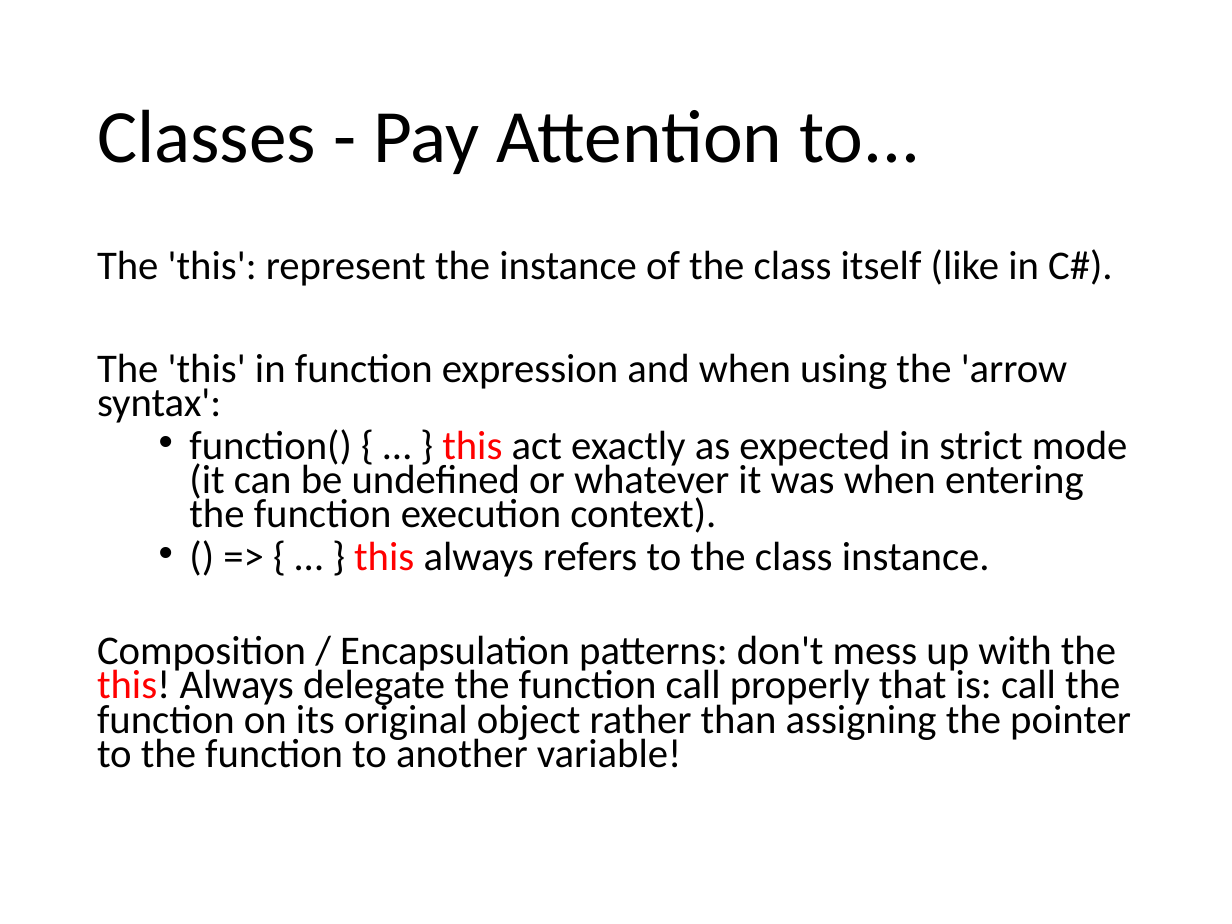
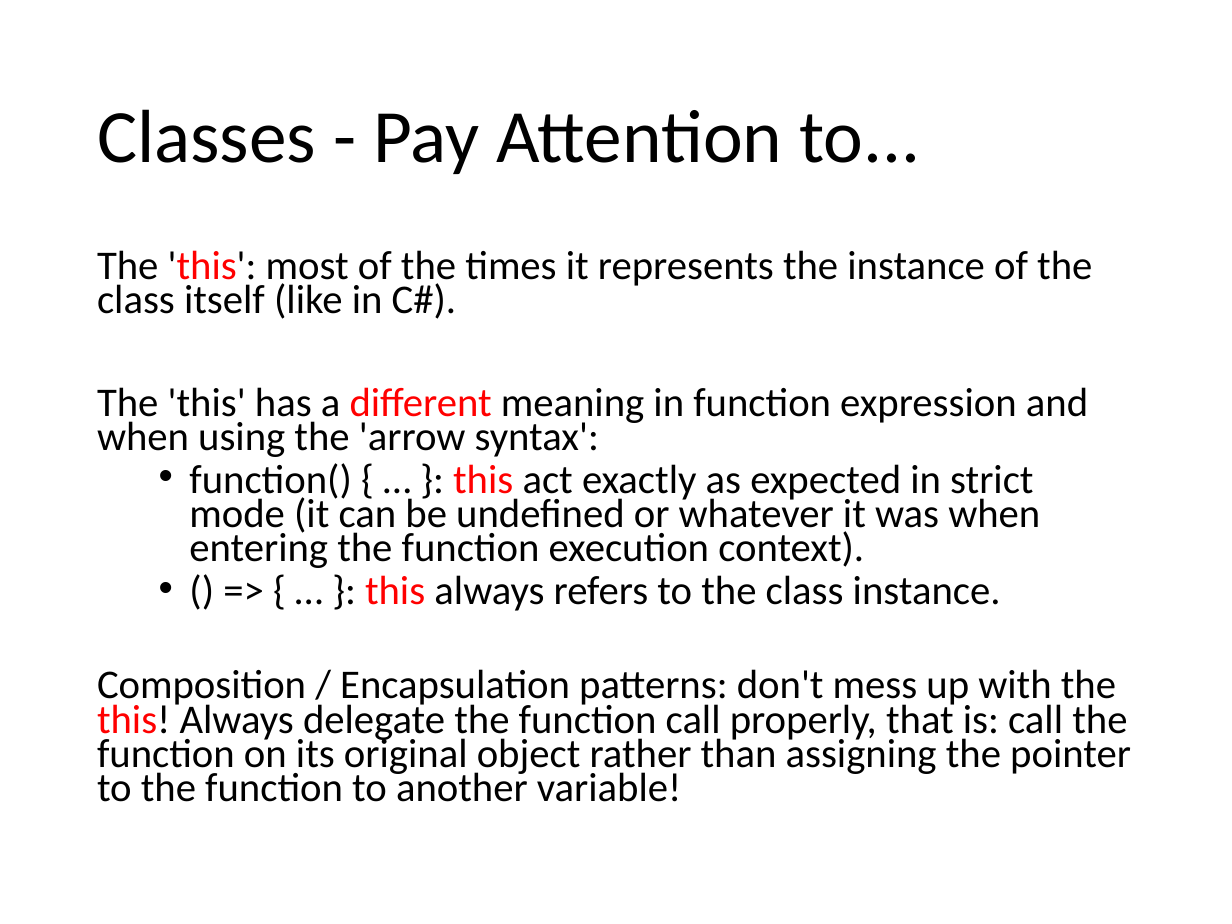
Before and after one commit to AGiorgetti/WebNextConf2015, a slide deck: slide 22 of TypeScript.pptx. Drawn at 1232x924 pixels with LibreOffice and Linux fonts; fonts in the diff are those of the drawing; background and template pictures are left out. Boxes give left, top, right and bottom in pixels: in the first picture for what was removed or moved away, otherwise in the second. Text is boxed around its words. In the diff, an @@ line names an element or a change of style, - is before the commit and + after.

Commit message:
updated pptx

```diff
--- a/TypeScript.pptx
+++ b/TypeScript.pptx
@@ text at (97,250,1131,802): text changed @@
-The 'this': represent the instance of the class itself (like in C#).
-The 'this' in function expression and when using the 'arrow syntax':
-  • function() { … } this act exactly as expected in strict mode (it can be undefined or whatever it was when entering the function execution context).
-  • () => { … } this always refers to the class instance.
-Composition / Encapsulation patterns: don't mess up with the this! Always delegate the function call properly that is: call the function on its original object rather than assigning the pointer to the function to another variable!
+The 'this': most of the times it represents the instance of the class itself (like in C#).
+The 'this' has a different meaning in function expression and when using the 'arrow syntax':
+  • function() { … }: this act exactly as expected in strict mode (it can be undefined or whatever it was when entering the function execution context).
+  • () => { … }: this always refers to the class instance.
+Composition / Encapsulation patterns: don't mess up with the this! Always delegate the function call properly, that is: call the function on its original object rather than assigning the pointer to the function to another variable!
```
Also in this commit, not shown: 4 other slides changed.
